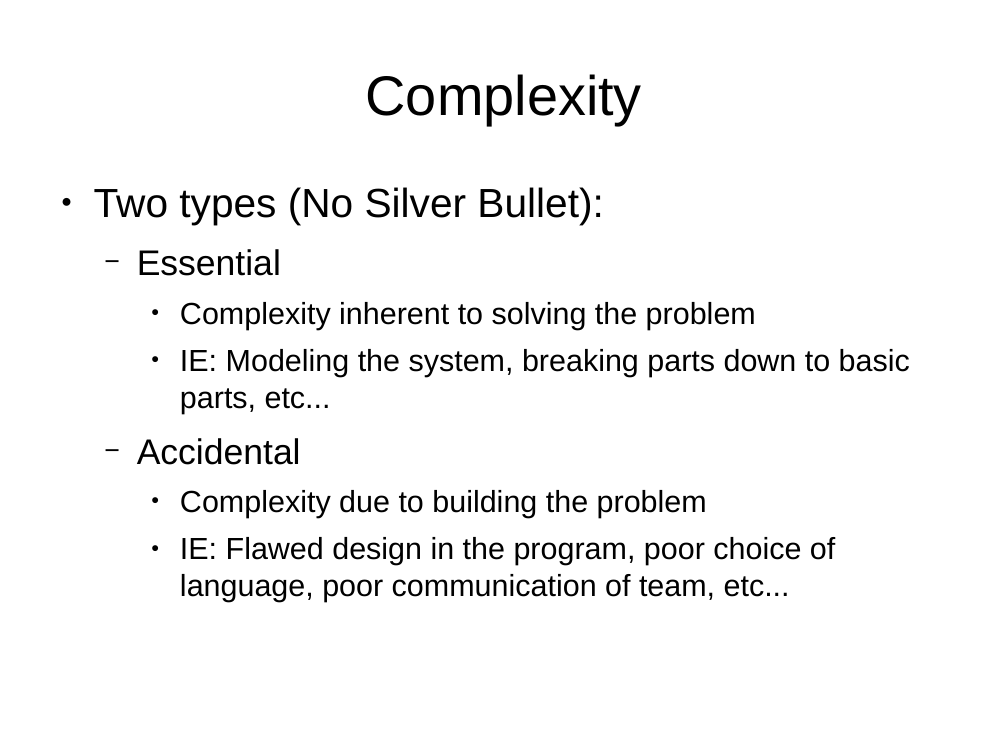
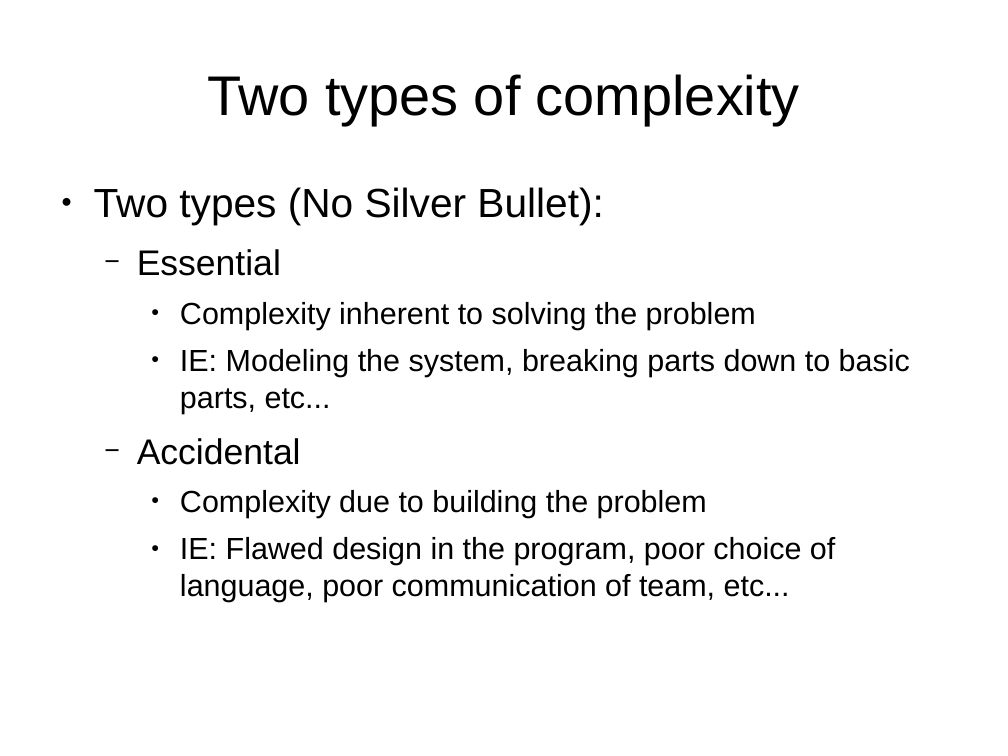
Before and after one commit to f0lie/refactoring_example, a slide deck: slide 5 of safe_code_pt2.odp. Drawn at 1008x756 pixels with LibreOffice and Linux fonts; fonts in the diff are those of the drawing. Boxes give left, top, right and bottom in pixels: in the first picture for what was removed or moved away, otherwise in the second. Text is boxed around its words. In the diff, an @@ line names an element or a change of style, - is before the commit and + after.

```diff
--- a/safe_code_pt2.odp
+++ b/safe_code_pt2.odp
@@ title at [207, 74, 800, 125]: text changed @@
-Complexity
+Two types of complexity
```
Also in this commit, not shown: 6 other slides changed, 9 slides added, 3 slides removed, 1 other file.
